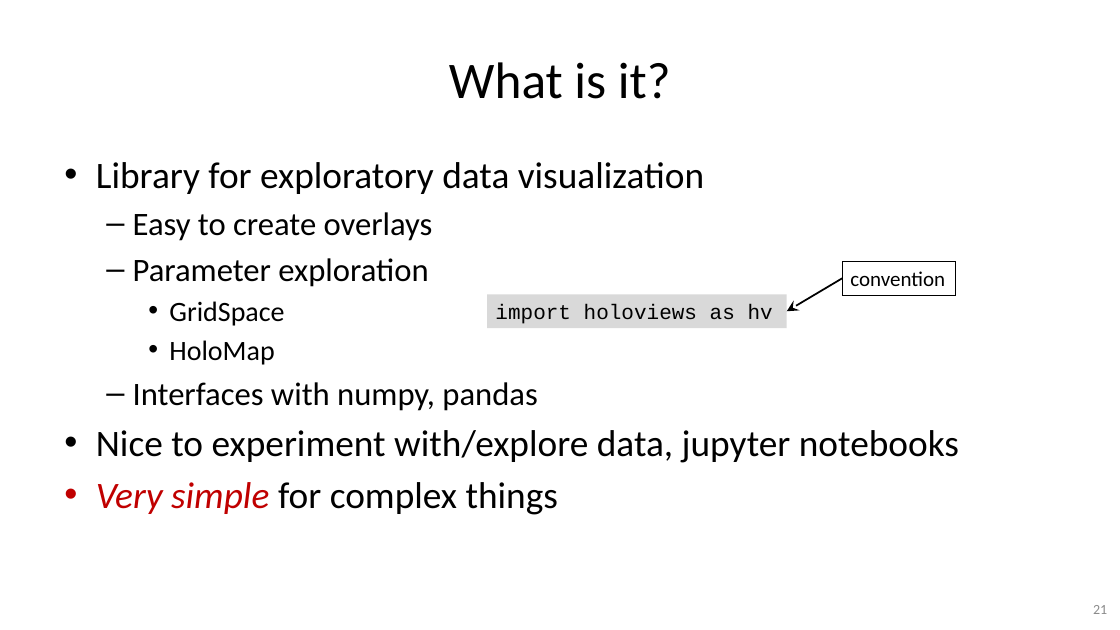
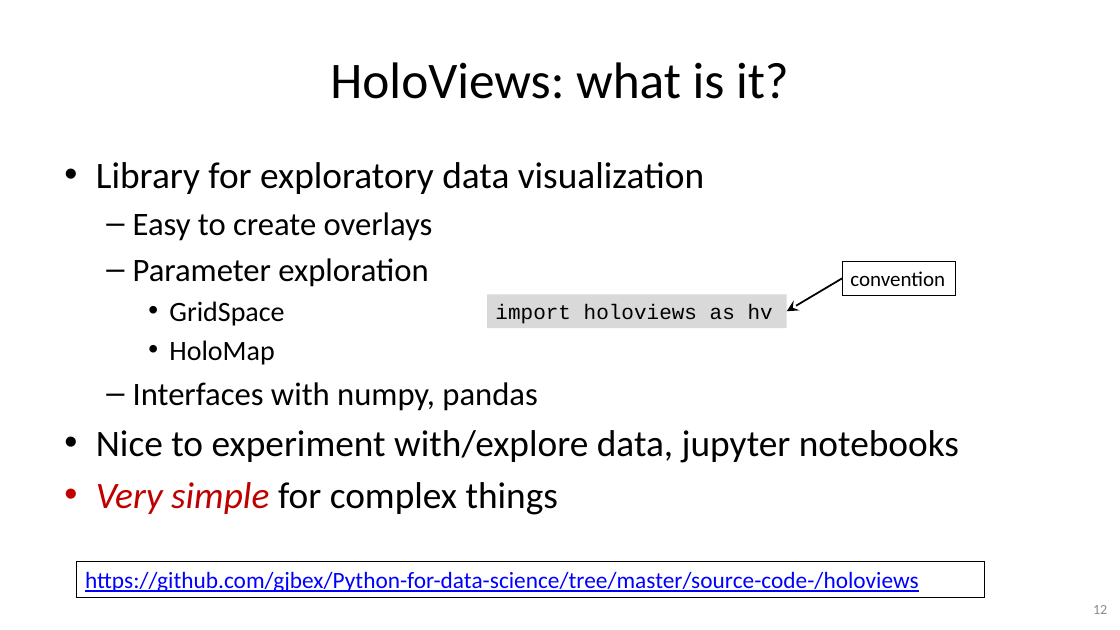
Before and after one commit to gjbex/Python-for-data-science, a slide deck: slide 12 of python_for_data_science.pptx (slide 21 before the commit). Drawn at 1120x630 pixels with LibreOffice and Linux fonts; fonts in the diff are those of the drawing. Boxes give left, top, right and bottom in pixels: in the first picture for what was removed or moved away, otherwise in the second. Text is boxed around its words. In the diff, an @@ line names an element or a change of style, - is before the commit and + after.

Commit message:
Update slides
* Remove most of pandas slides, use notebook
* Remove outdatted HoloViews slides, use notebook
* Add references to material on Seaborn
* Add reference to materail on Altair
* Replace HoloViews section by visualization section
* Add references to NetworkX and Xarray libraries

```diff
--- a/python_for_data_science.pptx
+++ b/python_for_data_science.pptx
@@ title at [330, 62, 789, 99]: text changed @@
-What is it?
+HoloViews: what is it?
@@ rectangle added at [76, 561, 985, 598], outline #000000 0.75 pt, 20 pt, text #0000FF, underline @@
+https://github.com/gjbex/Python-for-data-science/tree/master/source-code-/holoviews
@@ page number at [1093, 605, 1107, 614]: text changed @@
-21
+12
```
Also in this commit, not shown: 5 other slides changed, 5 slides added, 20 slides removed.
